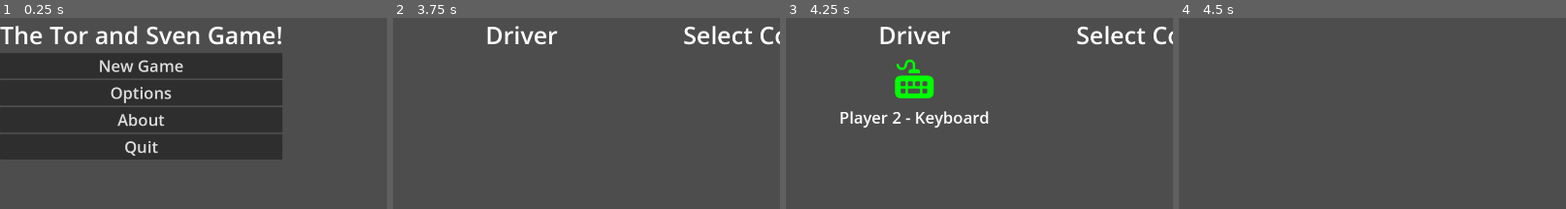
Above: before the commit, frames 1-4 (left to right).
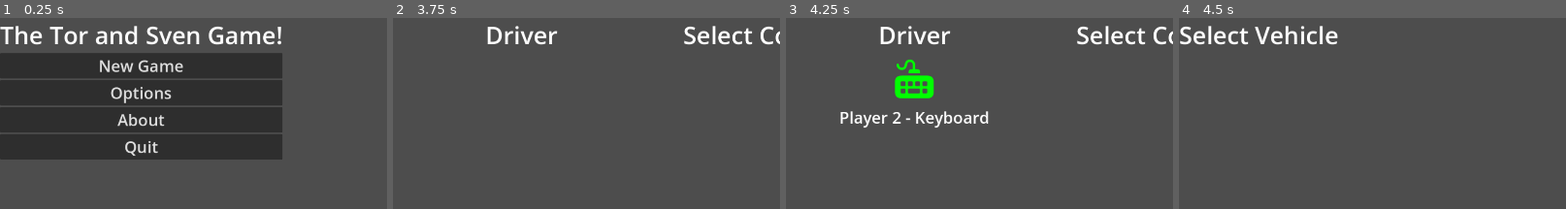
Above: after the commit, the same moments.

Repository: firefly2442/godot-tor-sven-game
Game: Godot game, scene res://scenes/Main.tscn
Same seed, same stepped clock (60 frames per second), same inputs: the game is played once before the commit and once after it. The engine's default icon, where the game draws it, is replaced by a stand-in: a white triangle on a blue panel in a dark square.
Inputs:
- Up to frame 1 (0.25 s): no input
- Up to frame 2 (3.75 s): click "Options" at 0.5 s; click "Cancel" at 1.25 s; click "New Game" at 2 s; tap Enter (action_p2) at 2.75 s; hold B (right_p1) 2.78-3.53 s; tap Left (left_p2) at 2.85 s; tap Right (right_p2) at 3.05, 3.6 s; tap Space at 3.5 s; hold Q (back_p1) from 3.53 s (still down)
- Up to frame 3 (4.25 s): keep holding Q (back_p1); tap Left (left_p2) at 3.8 s
- Up to frame 4 (4.5 s): tap Enter (action_p2) at 4.25 s; release Q (back_p1) at 4.28 s; hold B (right_p1) from 4.28 s (still down); tap E (action_p1) at 4.35 s
The pictures show only the part of the screen within x 0-50%, y 0-50%; the shares and areas given below are measured in that part.

Frames 1-3 are identical in both runs. In frame 4, 1.6% of the frame differs, in the area x 0-42%, y 4-15%.

Commit message:
feat: add start of Garage scene

Diff:
--- a/scenes/City.tscn
+++ b/scenes/City.tscn
@@ -2,7 +2,7 @@
 
 [ext_resource type="Script" uid="uid://d1kpjrj4p7lmm" path="res://scripts/City.gd" id="1_mn4j2"]
 
-[node name="Game" type="Node2D"]
+[node name="City" type="Node2D"]
 script = ExtResource("1_mn4j2")
 
 [node name="CanvasLayer" type="CanvasLayer" parent="."]
--- /dev/null
+++ b/scenes/Garage.tscn
@@ -0,0 +1,25 @@
+[gd_scene load_steps=2 format=3 uid="uid://b5t5uspulig2g"]
+
+[ext_resource type="Script" uid="uid://miwv1qfonbif" path="res://scripts/Garage.gd" id="1_75lht"]
+
+[node name="Garage" type="Control"]
+layout_mode = 3
+anchors_preset = 15
+anchor_right = 1.0
+anchor_bottom = 1.0
+grow_horizontal = 2
+grow_vertical = 2
+script = ExtResource("1_75lht")
+
+[node name="HBoxContainer" type="HBoxContainer" parent="."]
+layout_mode = 0
+offset_right = 395.0
+offset_bottom = 83.0
+
+[node name="VBoxContainer" type="VBoxContainer" parent="HBoxContainer"]
+layout_mode = 2
+
+[node name="Label" type="Label" parent="HBoxContainer/VBoxContainer"]
+layout_mode = 2
+theme_override_font_sizes/font_size = 60
+text = "Select Vehicle"
--- /dev/null
+++ b/scripts/Garage.gd
@@ -0,0 +1 @@
+extends Node2D
--- a/scripts/NewGameSetup.gd
+++ b/scripts/NewGameSetup.gd
@@ -8,10 +8,10 @@
 var player1_ready: bool = false
 var player2_ready: bool = false
 
-var player1_selected: String = ""
-var player2_selected: String = ""
+func _ready() -> void:
+	Utility.player1_selected = ""
+	Utility.player2_selected = ""
 
-func _ready() -> void:
 	var connected_pads = Input.get_connected_joypads()
 
 	player1 = %Player1Container
@@ -44,8 +44,8 @@
 		_add_controller_input("p2", 1)
 
 func _process(delta: float) -> void:
-	if player1_ready and player2_ready and ((player1_selected == "Operator" and player2_selected == "Driver") or (player1_selected == "Driver" and player2_selected == "Operator")):
-		SceneSwitcher.switch_scene("uid://y2yrudm57l61") # Load into the city
+	if player1_ready and player2_ready and ((Utility.player1_selected == "Operator" and Utility.player2_selected == "Driver") or (Utility.player1_selected == "Driver" and Utility.player2_selected == "Operator")):
+		SceneSwitcher.switch_scene("uid://b5t5uspulig2g") # Load into the Garage
 
 func _unhandled_input(_event):
 	if Input.is_action_just_pressed("left_p1"):
@@ -55,7 +55,7 @@
 			$%DriverVBoxContainer.add_child(player1)
 			player1.show()
 			player1.reset_size()
-			player1_selected = "Driver"
+			Utility.player1_selected = "Driver"
 	if Input.is_action_just_pressed("right_p1"):
 		var old_parent = player1.get_parent()
 		if old_parent:
@@ -63,7 +63,7 @@
 			$%OperatorVBoxContainer.add_child(player1)
 			player1.show()
 			player1.reset_size()
-			player1_selected = "Operator"
+			Utility.player1_selected = "Operator"
 	if Input.is_action_just_pressed("left_p2"):
 		var old_parent = player2.get_parent()
 		if old_parent:
@@ -71,7 +71,7 @@
 			$%DriverVBoxContainer.add_child(player2)
 			player2.show()
 			player2.reset_size()
-			player2_selected = "Driver"
+			Utility.player2_selected = "Driver"
 	if Input.is_action_just_pressed("right_p2"):
 		var old_parent = player2.get_parent()
 		if old_parent:
@@ -79,7 +79,7 @@
 			$%OperatorVBoxContainer.add_child(player2)
 			player2.show()
 			player2.reset_size()
-			player2_selected = "Operator"
+			Utility.player2_selected = "Operator"
 
 	if Input.is_action_just_pressed("action_p1"):
 		player1_ready = true
--- a/scripts/Options.gd
+++ b/scripts/Options.gd
@@ -38,4 +38,4 @@
 
 
 func _on_cancel_btn_pressed() -> void:
-	SceneSwitcher.switch_scene("res://scenes/MainMenu.tscn")
+	SceneSwitcher.switch_scene("uid://bky45hik6v0r0") # Main Menu
--- a/scripts/singletons/Utility.gd
+++ b/scripts/singletons/Utility.gd
@@ -1,26 +1,4 @@
 extends Node
 
-
-
-func spawn_particle_burst(position: Vector2, texture: Texture2D, count: int = 5) -> void:
-	var particles: CPUParticles2D = CPUParticles2D.new()
-	particles.texture = texture
-	particles.position = position
-	particles.amount = count
-
-	particles.lifetime = 3.5
-	particles.one_shot = true
-	particles.explosiveness = 1.0  # Instant burst
-	particles.gravity = Vector2.ZERO
-	particles.emitting = true
-
-	# Configure random velocity burst
-	particles.initial_velocity_min = 100.0
-	particles.initial_velocity_max = 200.0
-	particles.direction = Vector2(0, -1)
-	particles.spread = 180.0  # Full circle
-
-	add_child(particles)
-
-	await get_tree().create_timer(particles.lifetime).timeout
-	particles.queue_free()
+var player1_selected: String = ""
+var player2_selected: String = ""
Not shown: 1 places in scenes/Options.tscn that only renumber resources
Not shown, added: scripts/Garage.gd.uid
